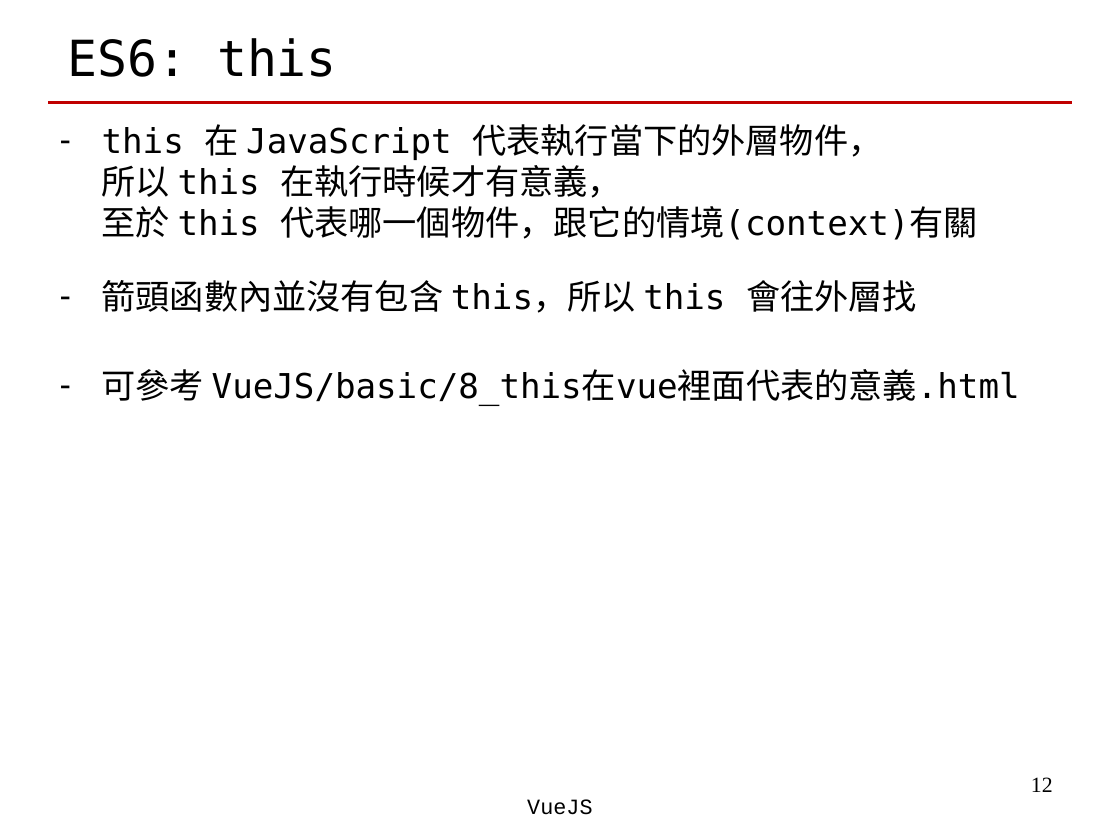
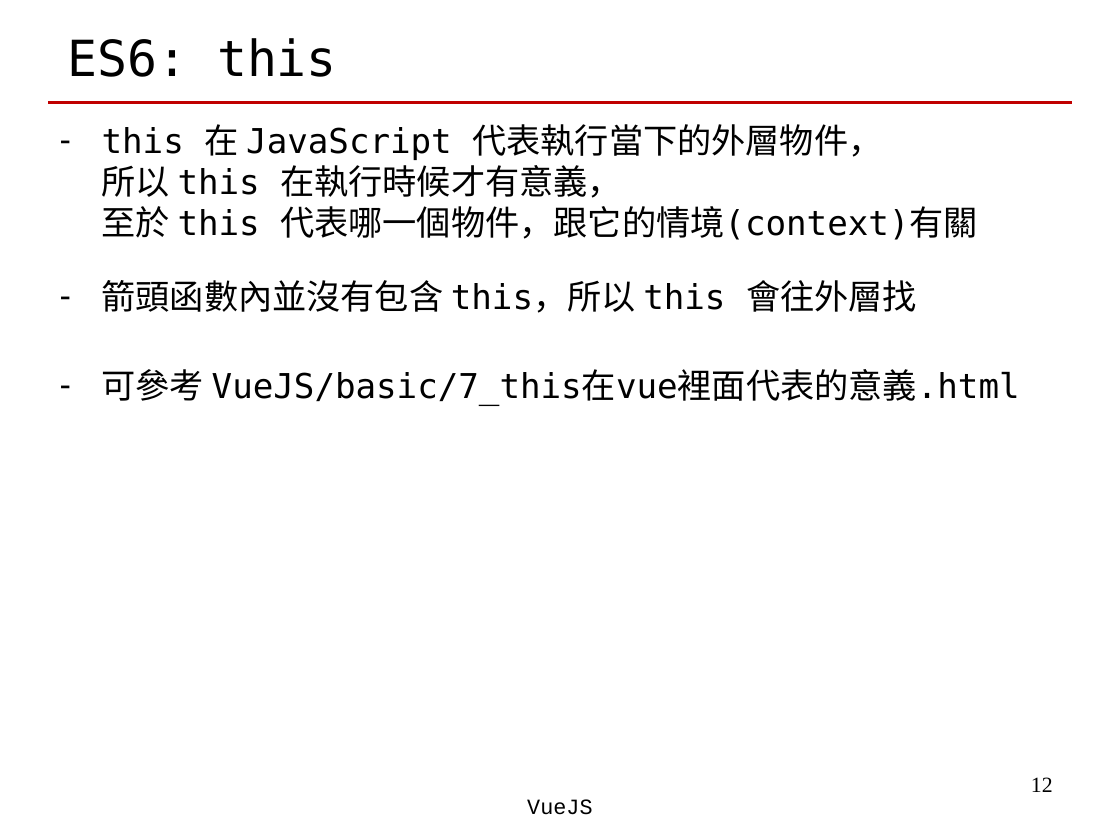
Before and after one commit to CyreneTsai/Web_HTML5, a slide deck: slide 12 of tools/VueJS_HTML5.pptx. Drawn at 1120x840 pixels with LibreOffice and Linux fonts; fonts in the diff are those of the drawing. Boxes give left, top, right and bottom in pixels: in the first picture for what was removed or moved away, otherwise in the second. Text is boxed around its words. In the diff, an @@ line names an element or a change of style, - is before the commit and + after.

```diff
--- a/tools/VueJS_HTML5.pptx
+++ b/tools/VueJS_HTML5.pptx
@@ text at [102,369,1020,406]: text changed @@
-– 可參考 VueJS/basic/8_this在vue裡面代表的意義.html
+– 可參考 VueJS/basic/7_this在vue裡面代表的意義.html
```
Also in this commit, not shown: 1 other slide changed, 33 other files.
